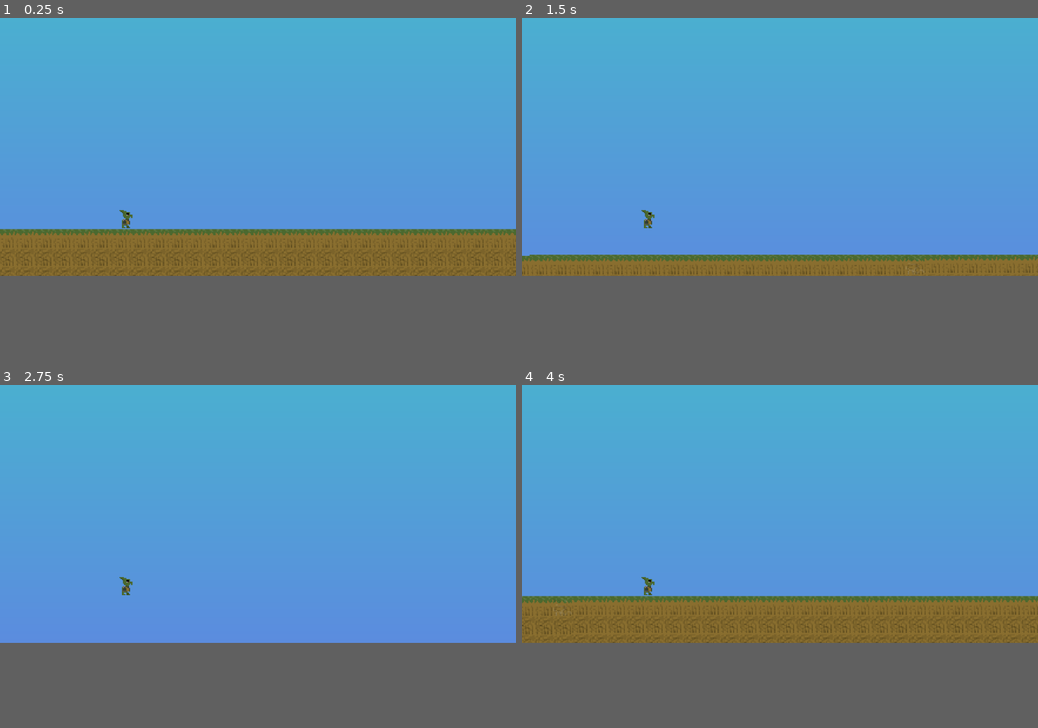
Above: before the commit, frames 1-4 (two rows, left to right).
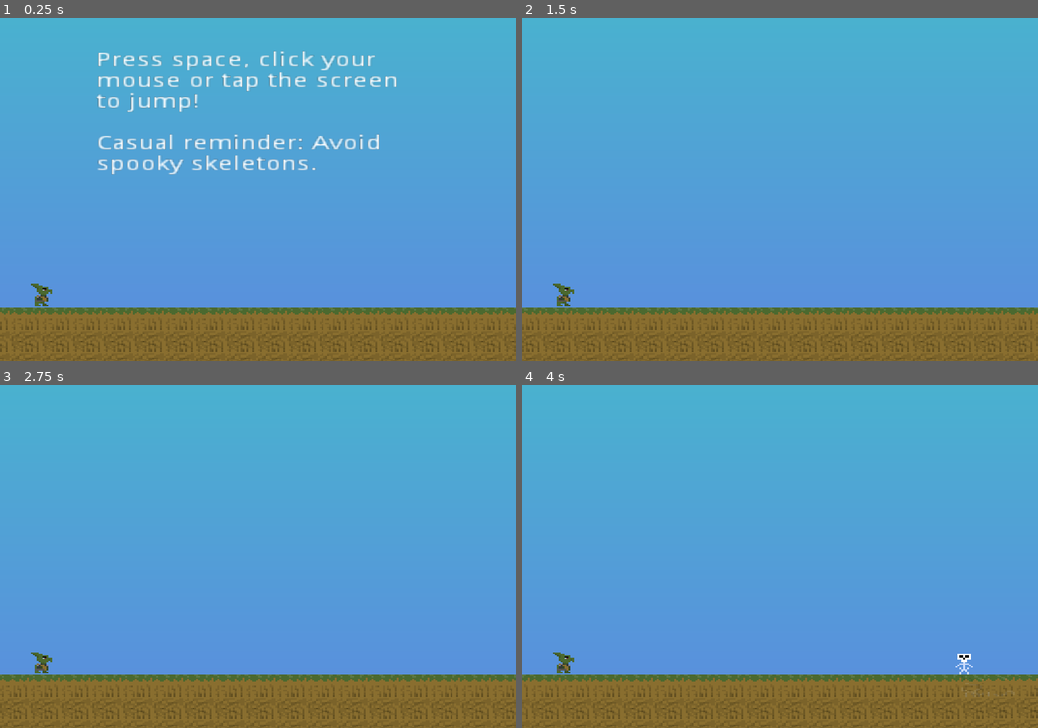
Above: after the commit, the same moments.

Repository: charlestietjen/goblin-runner
Game: Godot game, scene res://Game.tscn
The game is run twice, just before and just after one commit, with the same random seed, the same clock (stepped at 60 frames per second) and the same inputs.
Inputs:
- Up to frame 1 (0.25 s): no input
- Up to frame 2 (1.5 s): tap Space (jump) at 0.5, 1.35 s; hold Space (jump) 0.53-1.28 s
- Up to frame 3 (2.75 s): tap Space (jump) at 1.52, 1.82 s; hold Space (jump) from 2.03 s (still down)
- Up to frame 4 (4 s): release Space (jump) at 2.78 s; tap Space (jump) at 2.85, 3.02, 3.32 s; hold Space (jump) from 3.53 s (still down)
The window is 800x468 before the commit and 800x600 after it. Grey fills any space a smaller window leaves; there, only what the larger window draws over its background counts as a difference.

The runs differ from the first frame. In frame 1, 30% of the frame differs, in the area x 0-100%, y 9-100%; in frame 2, 19%; in frame 3, 13%; in frame 4, 27%.

Commit message:
i did way more than platforms, oops

Diff:
--- a/Game.tscn
+++ b/Game.tscn
@@ -1,8 +1,13 @@
-[gd_scene load_steps=7 format=2]
+[gd_scene load_steps=10 format=2]
 
 [ext_resource path="res://goblin.tscn" type="PackedScene" id=1]
 [ext_resource path="res://platformScene.tscn" type="PackedScene" id=2]
 [ext_resource path="res://GameController.gd" type="Script" id=3]
+
+[sub_resource type="RectangleShape2D" id=4]
+extents = Vector2( 10, 114.5 )
+
+[sub_resource type="RectangleShape2D" id=5]
 
 [sub_resource type="QuadMesh" id=1]
 
@@ -12,17 +17,40 @@
 [sub_resource type="GradientTexture" id=3]
 gradient = SubResource( 2 )
 
-[node name="Node2D" type="Node2D"]
+[sub_resource type="RectangleShape2D" id=6]
+extents = Vector2( 135, 145 )
+
+[node name="Game" type="Node2D"]
 script = ExtResource( 3 )
 
-[node name="KinematicBody2D" parent="." instance=ExtResource( 1 )]
+[node name="platformNode" type="Node2D" parent="."]
+position = Vector2( 407.982, 18.682 )
 
-[node name="Camera2D" type="Camera2D" parent="KinematicBody2D"]
+[node name="startPlatform" parent="platformNode" instance=ExtResource( 2 )]
+position = Vector2( -536.982, 0.318001 )
+
+[node name="player" parent="." instance=ExtResource( 1 )]
+
+[node name="platformEnd" type="Area2D" parent="."]
+position = Vector2( -622, 14 )
+
+[node name="CollisionShape2D" type="CollisionShape2D" parent="platformEnd"]
+position = Vector2( 0, -32.5 )
+shape = SubResource( 4 )
+
+[node name="platformStart" type="Area2D" parent="."]
+position = Vector2( 415, 28 )
+
+[node name="CollisionShape2D" type="CollisionShape2D" parent="platformStart"]
+position = Vector2( 9, 4 )
+shape = SubResource( 5 )
+
+[node name="Camera2D" type="Camera2D" parent="."]
 position = Vector2( 112, -82 )
 current = true
-zoom = Vector2( 0.429, 0.439 )
+zoom = Vector2( 0.335, 0.465 )
 
-[node name="MeshInstance2D" type="MeshInstance2D" parent="KinematicBody2D/Camera2D"]
+[node name="MeshInstance2D" type="MeshInstance2D" parent="Camera2D"]
 position = Vector2( 22.5553, 2.54942 )
 rotation = 1.5708
 scale = Vector2( 291.285, 557.49 )
@@ -30,8 +58,43 @@
 mesh = SubResource( 1 )
 texture = SubResource( 3 )
 
-[node name="platformNode" type="Node2D" parent="."]
-position = Vector2( 413, 20 )
+[node name="obstacleEntry" type="Node2D" parent="."]
+position = Vector2( 417, 11 )
 
-[node name="startPlatform" parent="." instance=ExtResource( 2 )]
-position = Vector2( -145, 21 )
+[node name="gameOverLabel" type="RichTextLabel" parent="."]
+visible = false
+margin_left = 60.0
+margin_top = -96.0
+margin_right = 167.0
+margin_bottom = -45.0
+custom_colors/default_color = Color( 1, 0, 0, 1 )
+text = "Game Over :(
+
+Jump to Restart"
+fit_content_height = true
+scroll_active = false
+
+[node name="spawnTimer" type="Timer" parent="."]
+wait_time = 0.8
+
+[node name="difficultyStep" type="Timer" parent="."]
+wait_time = 10.0
+
+[node name="TouchScreenButton" type="TouchScreenButton" parent="."]
+position = Vector2( -23, -224 )
+shape = SubResource( 6 )
+action = "jump"
+
+[node name="startInstructions" type="RichTextLabel" parent="."]
+margin_left = 28.0
+margin_top = -166.0
+margin_right = 203.0
+margin_bottom = -60.0
+text = "Press space, click your mouse or tap the screen to jump!
+
+Casual reminder: Avoid spooky skeletons."
+
+[connection signal="area_entered" from="platformEnd" to="." method="_on_platformEnd_area_entered"]
+[connection signal="area_exited" from="platformStart" to="." method="_on_platformStart_area_exited"]
+[connection signal="timeout" from="spawnTimer" to="." method="_on_spawnTimer_timeout"]
+[connection signal="timeout" from="difficultyStep" to="." method="_on_difficultyStep_timeout"]
--- a/GameController.gd
+++ b/GameController.gd
@@ -1,23 +1,70 @@
 extends Node2D
 
-var platform_scene = preload("res://platformScene.tscn")
+onready var platform_scene = preload("res://platformScene.tscn")
+onready var skeleton_scene = preload("res://skeleton.tscn")
+export var gameSpeed = 0
+var difficultyLevel = 1.0
+var gameActive = false
+var gameOver = false
 var start = 30
 var end = -90
+onready var random = RandomNumberGenerator.new()
+var rSeed = 213
 #var platform = platform_scene.instance()
 
 # Called when the node enters the scene tree for the first time.
 func _ready():
-	pass # Replace with function body.
+	random.seed = rSeed
+	var skeleton = skeleton_scene.instance()
+	$obstacleEntry.add_child(skeleton)
+	random.randomize()
+
+func spawnPlatform():
+	var platform = platform_scene.instance()
+	$platformNode.call_deferred("add_child", platform)
+func spawnSkeleton():
+	var skeleton = skeleton_scene.instance()
+	$obstacleEntry.call_deferred("add_child", skeleton)
 
 
 # Called every frame. 'delta' is the elapsed time since the previous frame.
-func _process(delta):
-	$startPlatform.move_local_x(-1)
-	$platformNode.move_local_x(-1)
-	$platformNode.position.x = wrapf($platformNode.position.x, end, start)
-	if $platformNode.position.x == start - 1:
-		print('node reached start')
-		var platform = platform_scene.instance()
-		$platformNode.add_child(platform)
-	print($platformNode.position.x)
-#	pass
+func _process(_delta):
+	if gameOver:
+		gameSpeed = lerp(gameSpeed, 0, 0.1)
+	if gameOver && Input.is_action_just_pressed("jump"):
+		get_tree().reload_current_scene()
+	if !gameActive && Input.is_action_just_pressed("jump"):
+		$startInstructions.visible = not visible
+		gameSpeed = -1
+		gameActive = true
+		$spawnTimer.start()
+		$difficultyStep.start()
+
+
+func _on_platformStart_area_exited(_area):
+	spawnPlatform()
+
+
+func _on_platformEnd_area_entered(area):
+	area.queue_free() # Replace with function body.
+
+func _player_death():
+	$player.get_node('sprite').visible = not visible
+	$player.get_node('deathSprite').visible = visible
+	$gameOverLabel.visible = visible
+	gameOver = true
+
+
+
+func _on_spawnTimer_timeout():
+	var skeletonRoll = random.randf_range(0.0, 10.00)
+	if skeletonRoll <= difficultyLevel:
+		spawnSkeleton()
+
+
+func _on_difficultyStep_timeout():
+	if gameSpeed > -4:
+		gameSpeed -= 0.1
+	if difficultyLevel < 8:
+		difficultyLevel += 0.2
+	print('gamespeed: ',gameSpeed,'difficultylevel: ', difficultyLevel)
--- a/goblin.tscn
+++ b/goblin.tscn
@@ -1,7 +1,8 @@
-[gd_scene load_steps=10 format=2]
+[gd_scene load_steps=11 format=2]
 
 [ext_resource path="res://sprite/goblin.png" type="Texture" id=1]
 [ext_resource path="res://runnerController.gd" type="Script" id=2]
+[ext_resource path="res://sprite/obstacle.png" type="Texture" id=3]
 
 [sub_resource type="CapsuleShape2D" id=1]
 radius = 6.0
@@ -33,7 +34,7 @@
 [sub_resource type="Animation" id=3]
 resource_name = "idle"
 tracks/0/type = "value"
-tracks/0/path = NodePath("../Sprite:frame")
+tracks/0/path = NodePath("../sprite:frame")
 tracks/0/interp = 1
 tracks/0/loop_wrap = true
 tracks/0/imported = false
@@ -50,7 +51,7 @@
 length = 0.75
 loop = true
 tracks/0/type = "value"
-tracks/0/path = NodePath("../Sprite:frame")
+tracks/0/path = NodePath("../sprite:frame")
 tracks/0/interp = 1
 tracks/0/loop_wrap = true
 tracks/0/imported = false
@@ -69,7 +70,7 @@
 position = Vector2( -1, -1 )
 shape = SubResource( 1 )
 
-[node name="Sprite" type="Sprite" parent="."]
+[node name="sprite" type="Sprite" parent="."]
 texture = ExtResource( 1 )
 hframes = 4
 
@@ -88,3 +89,7 @@
 scale = Vector2( 1.401, 1 )
 enabled = true
 cast_to = Vector2( 0, 5 )
+
+[node name="deathSprite" type="Sprite" parent="."]
+visible = false
+texture = ExtResource( 3 )
--- /dev/null
+++ b/obstacleEntry.gd
@@ -0,0 +1,16 @@
+extends Node2D
+
+
+# Declare member variables here. Examples:
+# var a = 2
+# var b = "text"
+
+
+# Called when the node enters the scene tree for the first time.
+func _ready():
+	pass
+
+
+# Called every frame. 'delta' is the elapsed time since the previous frame.
+#func _process(delta):
+#	pass
--- a/platformScene.gd
+++ b/platformScene.gd
@@ -2,15 +2,13 @@
 
 
 # Declare member variables here. Examples:
-# var a = 2
-# var b = "text"
+export var speed = -2
+onready var game_node = get_node('../../../Game')
 
-
-# Called when the node enters the scene tree for the first time.
 func _ready():
-	pass # Replace with function body.
+	pass
 
 
 # Called every frame. 'delta' is the elapsed time since the previous frame.
 func _process(_delta):
-	move_local_x(-1)
+	move_local_x(game_node.gameSpeed)
--- a/platformScene.tscn
+++ b/platformScene.tscn
@@ -1,10 +1,18 @@
-[gd_scene load_steps=3 format=2]
+[gd_scene load_steps=4 format=2]
 
 [ext_resource path="res://platformTiles.tscn" type="PackedScene" id=1]
 [ext_resource path="res://platformScene.gd" type="Script" id=2]
 
-[node name="Node2D" type="Node2D"]
+[sub_resource type="RectangleShape2D" id=1]
+extents = Vector2( 280, 20 )
+
+[node name="Node2D" type="Area2D"]
 script = ExtResource( 2 )
 
 [node name="TileMap" parent="." instance=ExtResource( 1 )]
+collision_friction = 0.0
 tile_data = PoolIntArray( 0, 0, 2, 1, 0, 0, 2, 0, 0, 3, 0, 0, 4, 0, 0, 5, 0, 0, 6, 0, 0, 7, 0, 0, 8, 0, 0, 9, 0, 0, 10, …(1192 unchanged characters)…
+
+[node name="CollisionShape2D" type="CollisionShape2D" parent="."]
+position = Vector2( 280, 28 )
+shape = SubResource( 1 )
--- a/project.godot
+++ b/project.godot
@@ -13,6 +13,13 @@
 config/name="goblinRunner"
 run/main_scene="res://Game.tscn"
 config/icon="res://icon.png"
+
+[display]
+
+window/size/width=800
+window/handheld/orientation="portrait"
+window/stretch/mode="viewport"
+window/stretch/aspect="keep"
 
 [input]
 
--- a/runnerController.gd
+++ b/runnerController.gd
@@ -3,7 +3,7 @@
 
 # Declare member variables here. Examples:
 export var gravity = 10
-export var jumpStrength = -200
+export var jumpStrength = -250
 export var jumpMaximum = 0.6
 var velocity = Vector2()
 var jumpTime = 0
@@ -15,18 +15,21 @@
 
 
 # Called every frame. 'delta' is the elapsed time since the previous frame.
-func _process(delta):
-	velocity.y += gravity
-	if jumpTime <= jumpMaximum:
-		if Input.is_action_just_pressed("jump"):
-			velocity.y += jumpStrength
-		if Input.is_action_pressed("jump"):
-			velocity.y += jumpStrength * delta
-			jumpTime += delta
-			print(jumpTime)
+func _process(_delta):
+	if !is_on_floor():
+		velocity.y += gravity
+	if is_on_floor() && Input.is_action_just_pressed("jump"):
+		velocity.y += jumpStrength
 	if is_on_floor():
-		jumpTime = 0
 		$AnimationTree.set('parameters/move_state/current', 1)
 	else:
 		$AnimationTree.set('parameters/move_state/current', 0)
 	velocity = move_and_slide(velocity, Vector2.UP)
+
+
+func _on_obstacleEntry_body_entered(body):
+	print(body)
+
+
+func _on_skeleton_body_entered(body):
+	print(body) # Replace with function body.
--- /dev/null
+++ b/skeleton.gd
@@ -0,0 +1,21 @@
+extends Area2D
+
+
+# Declare member variables here. Examples:
+# var a = 2
+# var b = "text"
+export var speed = -1
+onready var game_node = get_node('../../../Game')
+
+
+# Called when the node enters the scene tree for the first time.
+func _ready():
+	connect('body_entered', self, '_on_body_entered')
+
+# Called every frame. 'delta' is the elapsed time since the previous frame.
+func _process(_delta):
+	move_local_x(game_node.gameSpeed)
+
+func _on_body_entered(body):
+	if body.name == 'player':
+		game_node._player_death()
--- /dev/null
+++ b/skeleton.tscn
@@ -0,0 +1,17 @@
+[gd_scene load_steps=4 format=2]
+
+[ext_resource path="res://sprite/obstacle.png" type="Texture" id=1]
+[ext_resource path="res://skeleton.gd" type="Script" id=2]
+
+[sub_resource type="RectangleShape2D" id=1]
+extents = Vector2( 4.5, 7.5 )
+
+[node name="skeleton" type="Area2D"]
+script = ExtResource( 2 )
+
+[node name="CollisionShape2D" type="CollisionShape2D" parent="."]
+position = Vector2( -0.5, 0.5 )
+shape = SubResource( 1 )
+
+[node name="Sprite" type="Sprite" parent="."]
+texture = ExtResource( 1 )
Binary file added: dist/goblinRunner.apple-touch-icon.png
Not shown, added: dist/goblinRunner.apple-touch-icon.png.import
Binary file added: dist/goblinRunner.icon.png
Not shown, added: dist/goblinRunner.icon.png.import
Binary file added: dist/goblinRunner.png
Not shown, added: dist/goblinRunner.png.import
Not shown, added: export_presets.cfg
Binary file added: sprite/obstacle.png
Not shown, added: sprite/obstacle.png.import
Not shown, added: dist/goblinRunner.audio.worklet.js
Not shown, added: dist/goblinRunner.html
Not shown, added: dist/goblinRunner.js
(and 2 more such lines)
